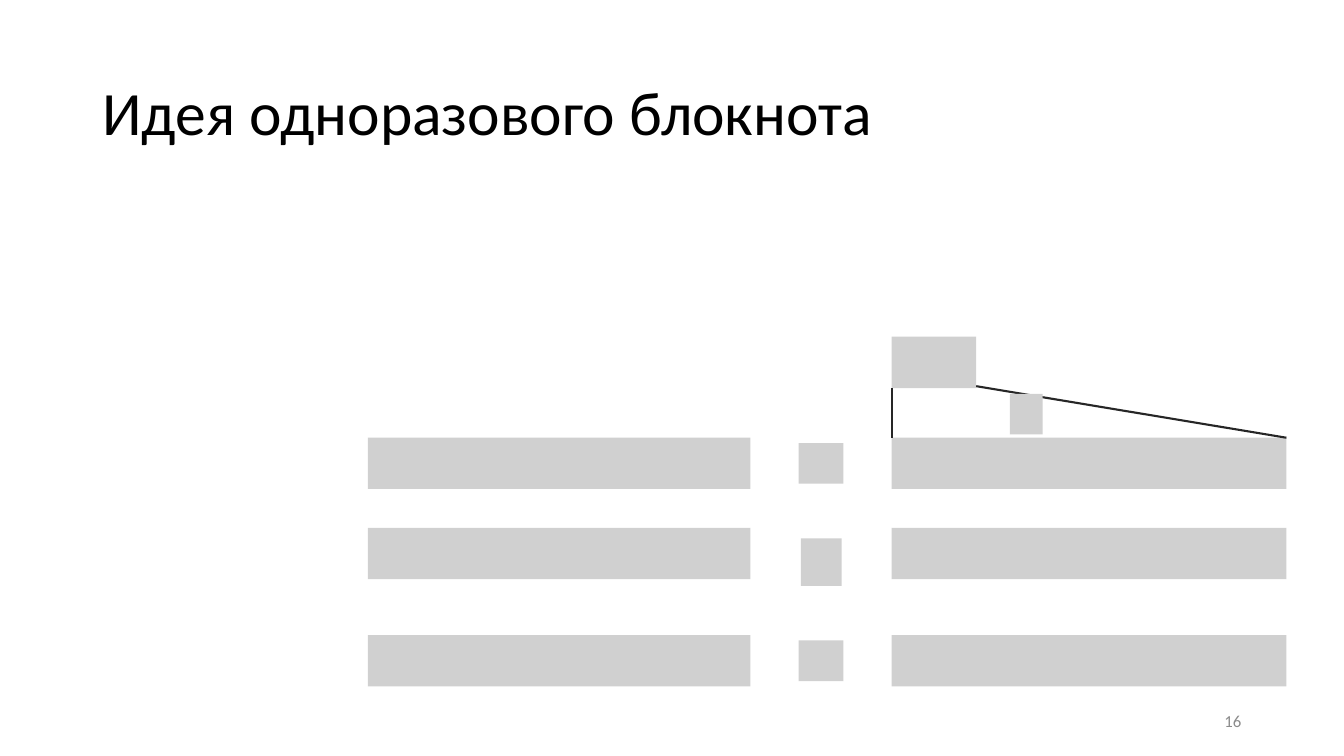
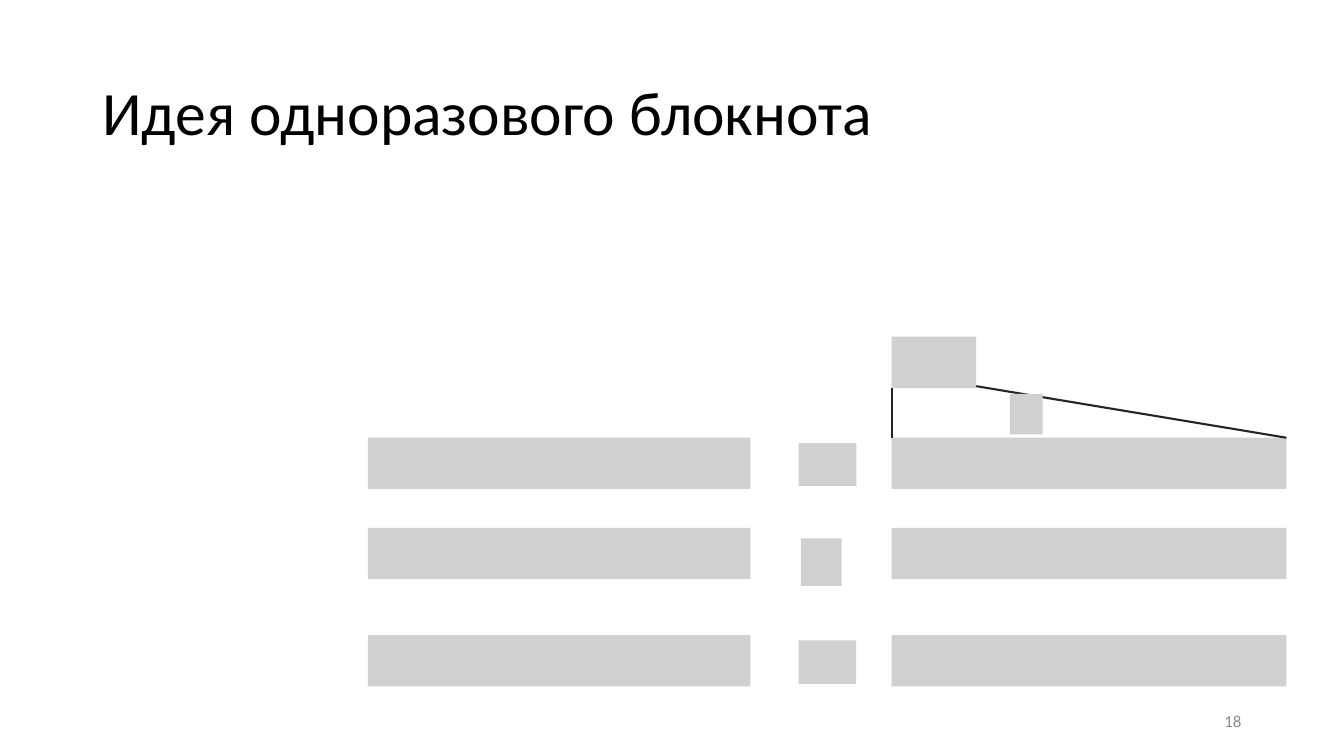
Before and after one commit to CryptoCourse/CryptoLectures, a slide deck: slide 18 of Lectures/Lecture2.pptx (slide 16 before the commit). Drawn at 1344x756 pixels with LibreOffice and Linux fonts; fonts in the diff are those of the drawing; grey boxes stand for pictures. Boxes give left, top, right and bottom in pixels: in the first picture for what was removed or moved away, otherwise in the second. Text is boxed around its words. In the diff, an @@ line names an element or a change of style, - is before the commit and + after.

```diff
--- a/Lectures/Lecture2.pptx
+++ b/Lectures/Lecture2.pptx
@@ picture: place and size @@
-picture at (799, 444, 844, 484)
+picture at (799, 444, 856, 487)
@@ picture: place and size @@
-picture at (799, 640, 844, 681)
+picture at (799, 640, 856, 684)
@@ page number at (1224, 715, 1241, 727): text changed @@
-16
+18
```
Also in this commit, not shown: 4 other slides changed, 9 slides added, 5 slides removed, 1 other file.
